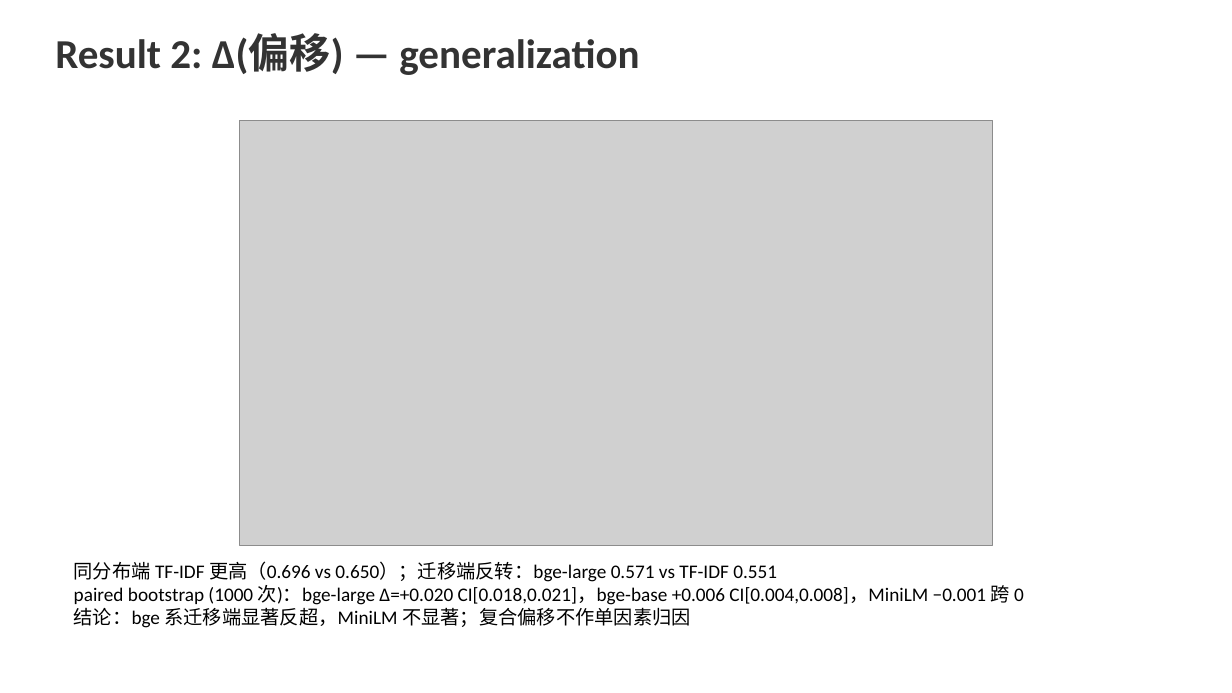
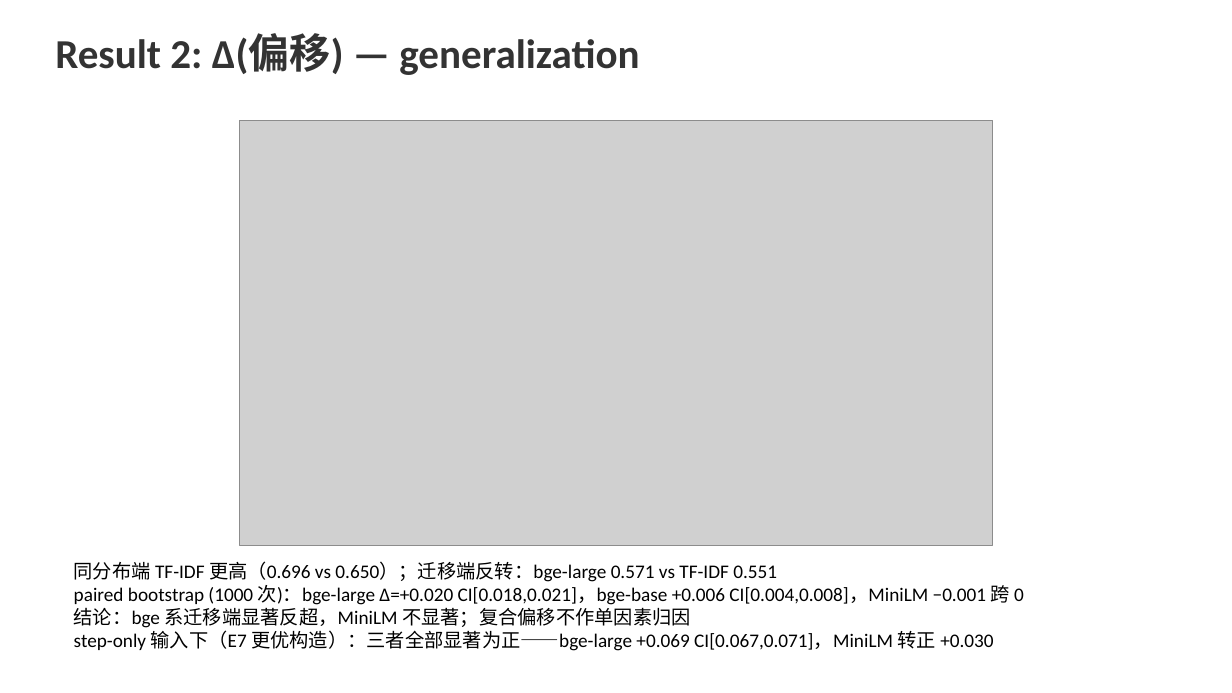
Before and after one commit to FauReam/text-monitor-436, a slide deck: slide 7 of slides/final.pptx (slide 6 before the commit). Drawn at 1232x693 pixels with LibreOffice and Linux fonts; fonts in the diff are those of the drawing; grey boxes stand for pictures. Boxes give left, top, right and bottom in pixels: in the first picture for what was removed or moved away, otherwise in the second. Text is boxed around its words. In the diff, an @@ line names an element or a change of style, - is before the commit and + after.

Commit message:
回应评委意见：输入截断排查 + E7 输入构造消融 + step-only 迁移实验
评委意见 1（截断可能压低 embedding，直击头条结论）：
- 截断量化（src/check_truncation.py → results/truncation_check.json）：
  输入中位 89 token；MiniLM(256) 截断 1.64% 行（0.56% 丢整个 step），
  bge(512) 仅 0.04%，Math-Shepherd ≈ 0。量级不足以解释同分布差距。
- E7 输入消融（src/e7_input_ablation.py → results/input_ablation.json，
  E1 全量点，3 种输入 × 5 特征 × 2 分类器）：step 前置对 embedding
  +0.015~+0.026（TF-IDF ≈0）；step-only 对 embedding 再 +0.03 以上
  （TF-IDF 仅 +0.012）。主因是题目文本对 embedding 池化的稀释，非截断。
- 结论修正：step-only 下 bge-large 0.7114 反超 TF-IDF 0.7077——
  同分布负 Δ 大半是输入构造的产物而非表征本身。
- step-only 迁移（results/e3_generalization_step.json + CI）：三个
  embedding 迁移 Δ 全部显著为正（bge-large +0.069 CI[0.067,0.071]，
  bge-base +0.049，MiniLM 也转正 +0.030）——偏移结论更强。

评委意见 2–5（文字修正）：
- README/slides 写明 Δ 符号约定（L = 1 − AUROC，Δ>0 = 预训练更好）
- 头条弱化为"分布偏移下小幅但显著的收益"
- Challenges 改为未解决问题导向（同分布 Δ<0 归因，已被 E7 基本回答）
- 补上 val 集 88,872 步的说明（train 632,422 + val + test 190,573 = 911,867）

基础设施：embedding 缓存改两级分片（CACHE/ab/hash.npy）——旧的扁平
目录 9.3M 文件写满 ext4 目录索引导致 ENOSPC；旧路径保持只读兼容。

```diff
--- a/slides/final.pptx
+++ b/slides/final.pptx
@@ text at (x1=74, y1=630, x2=993, y2=651): paragraph added @@
+step-only 输入下（E7 更优构造）：三者全部显著为正——bge-large +0.069 CI[0.067,0.071]，MiniLM 转正 +0.030
```
Also in this commit, not shown: 4 other slides changed, 1 slide added, 15 other files.
